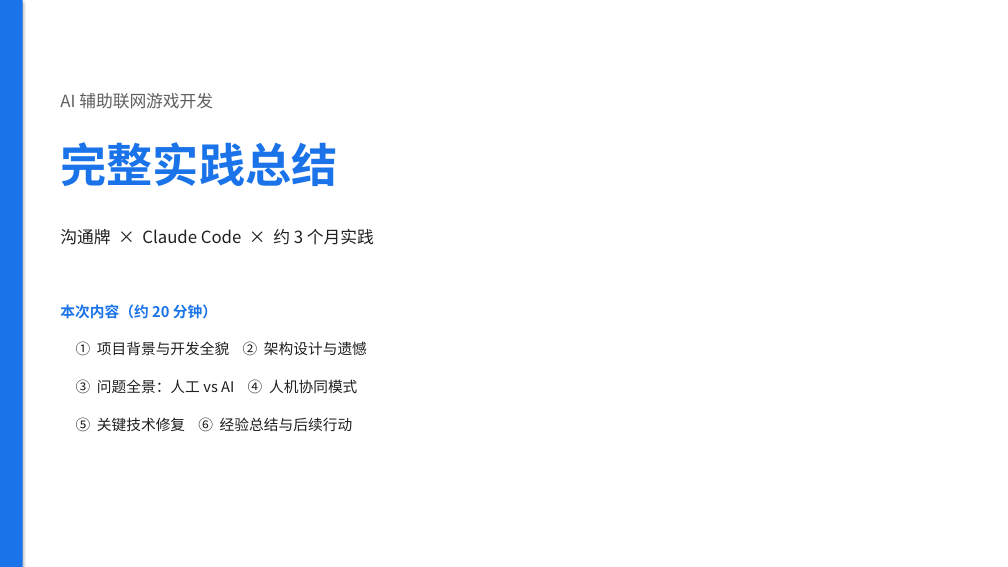
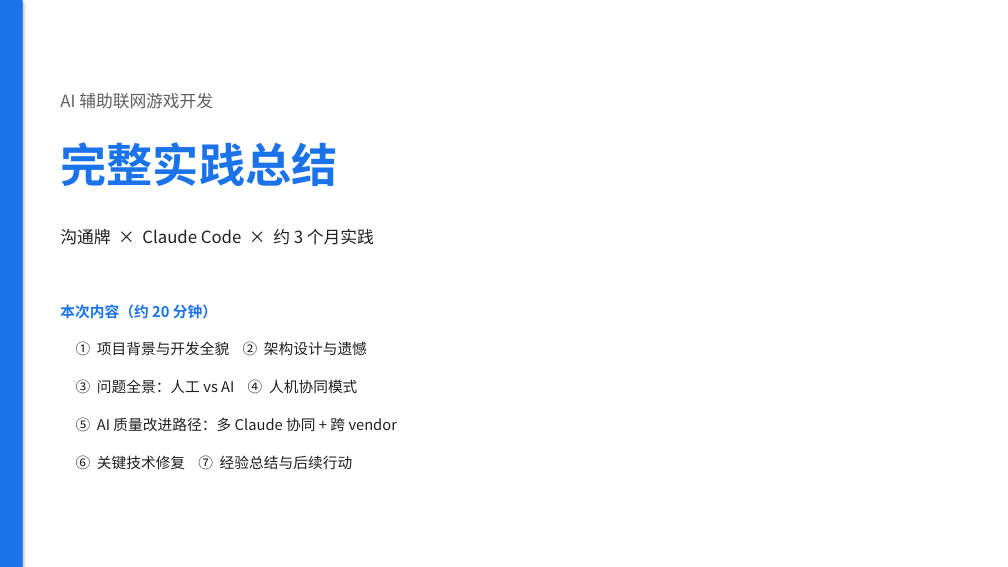
Before and after one commit to berming/AndroidAPP, a slide deck: slide 1 of docs/dev_summary.pptx. Drawn at 1008x567 pixels with LibreOffice and Linux fonts; fonts in the diff are those of the drawing. Boxes give left, top, right and bottom in pixels: in the first picture for what was removed or moved away, otherwise in the second. Text is boxed around its words. In the diff, an @@ line names an element or a change of style, - is before the commit and + after.

```diff
--- a/docs/dev_summary.pptx
+++ b/docs/dev_summary.pptx
@@ text added at [76,417,397,432], 14 pt, text #202020 @@
+⑤ AI 质量改进路径：多 Claude 协同 + 跨 vendor
@@ text at [76,455,353,470]: text changed @@
-⑤ 关键技术修复 ⑥ 经验总结与后续行动
+⑥ 关键技术修复 ⑦ 经验总结与后续行动
```
Also in this commit, not shown: 9 other slides changed, 3 slides added, 2 other files.
